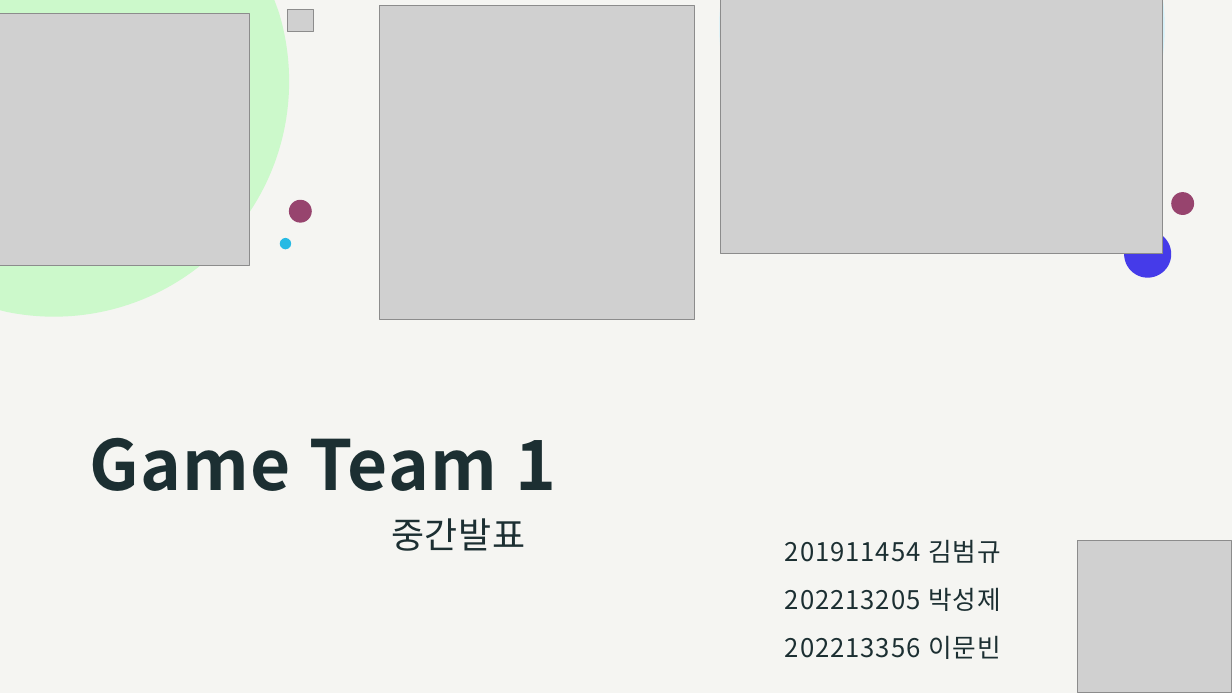
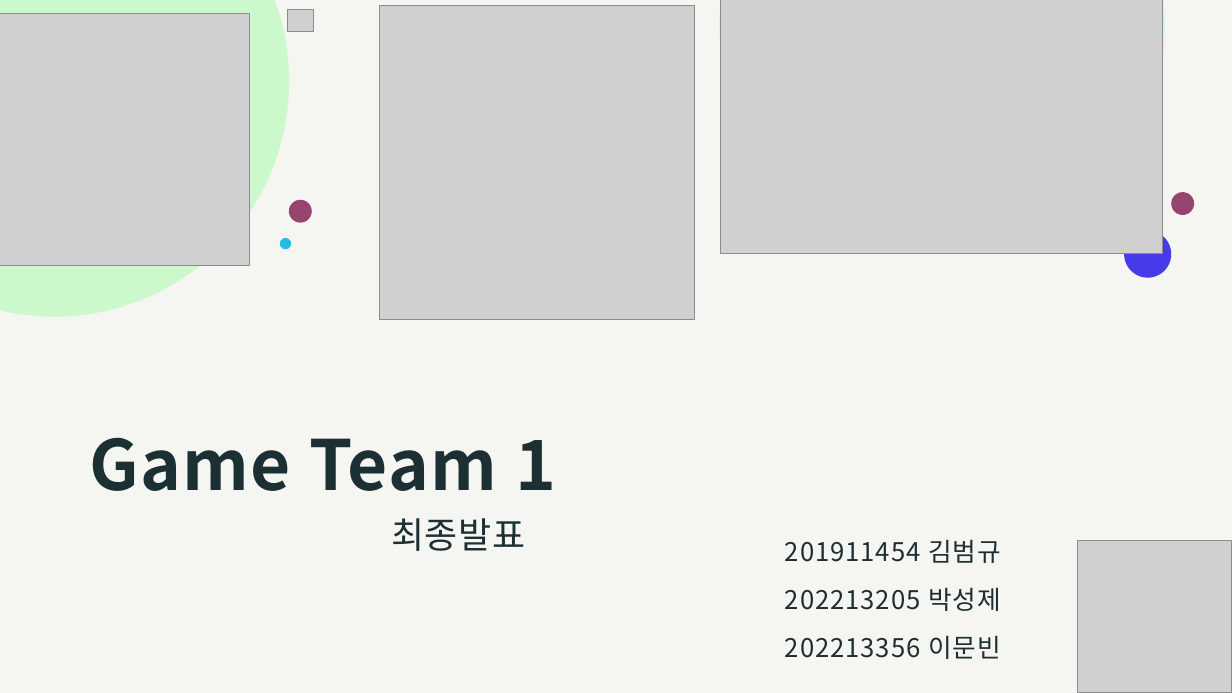
Before and after one commit to pknu-wap/Maple-Survival, a slide deck: slide 1 of 발표자료/최종발표.pptx. Drawn at 1232x693 pixels with LibreOffice and Linux fonts; fonts in the diff are those of the drawing; grey boxes stand for pictures. Boxes give left, top, right and bottom in pixels: in the first picture for what was removed or moved away, otherwise in the second. Text is boxed around its words. In the diff, an @@ line names an element or a change of style, - is before the commit and + after.

```diff
--- a/발표자료/최종발표.pptx
+++ b/발표자료/최종발표.pptx
@@ text at (x1=391, y1=518, x2=526, y2=551): text changed @@
-중간발표
+최종발표
```
Also in this commit, not shown: 6 other slides changed, 2 slides removed.
